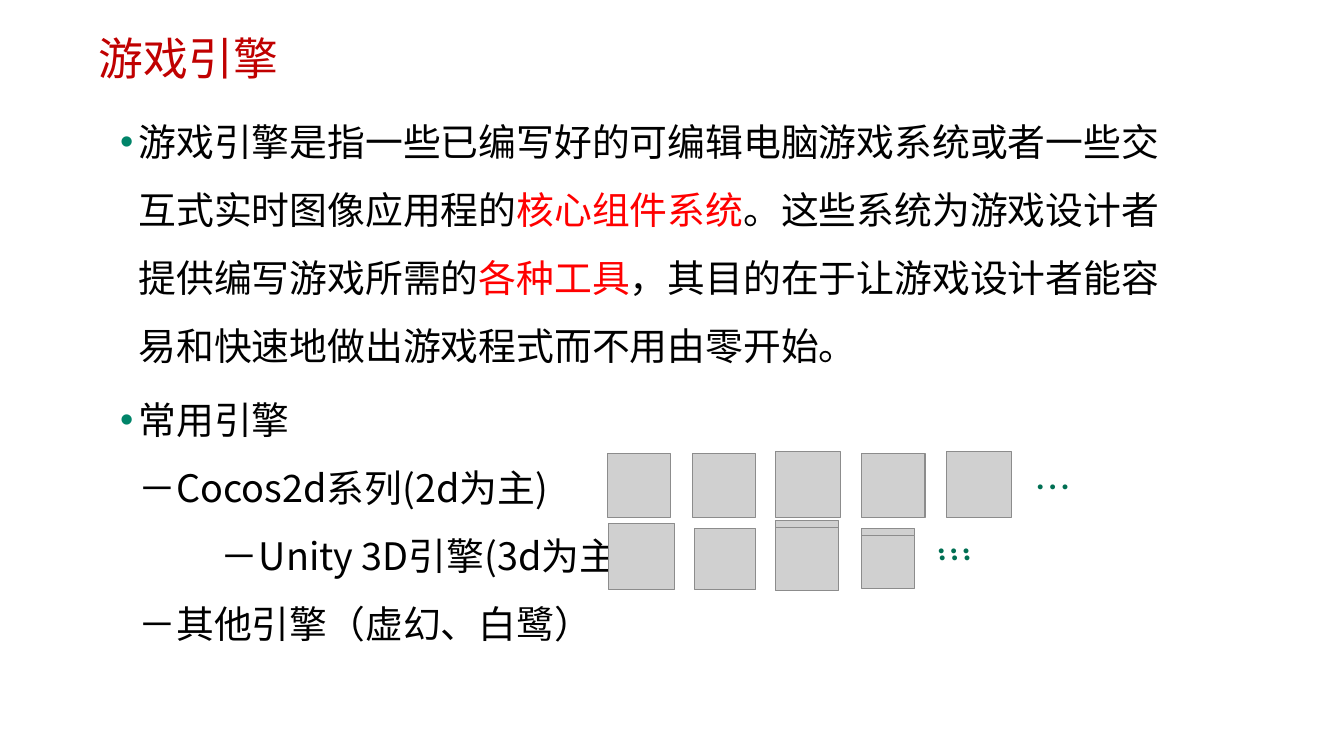
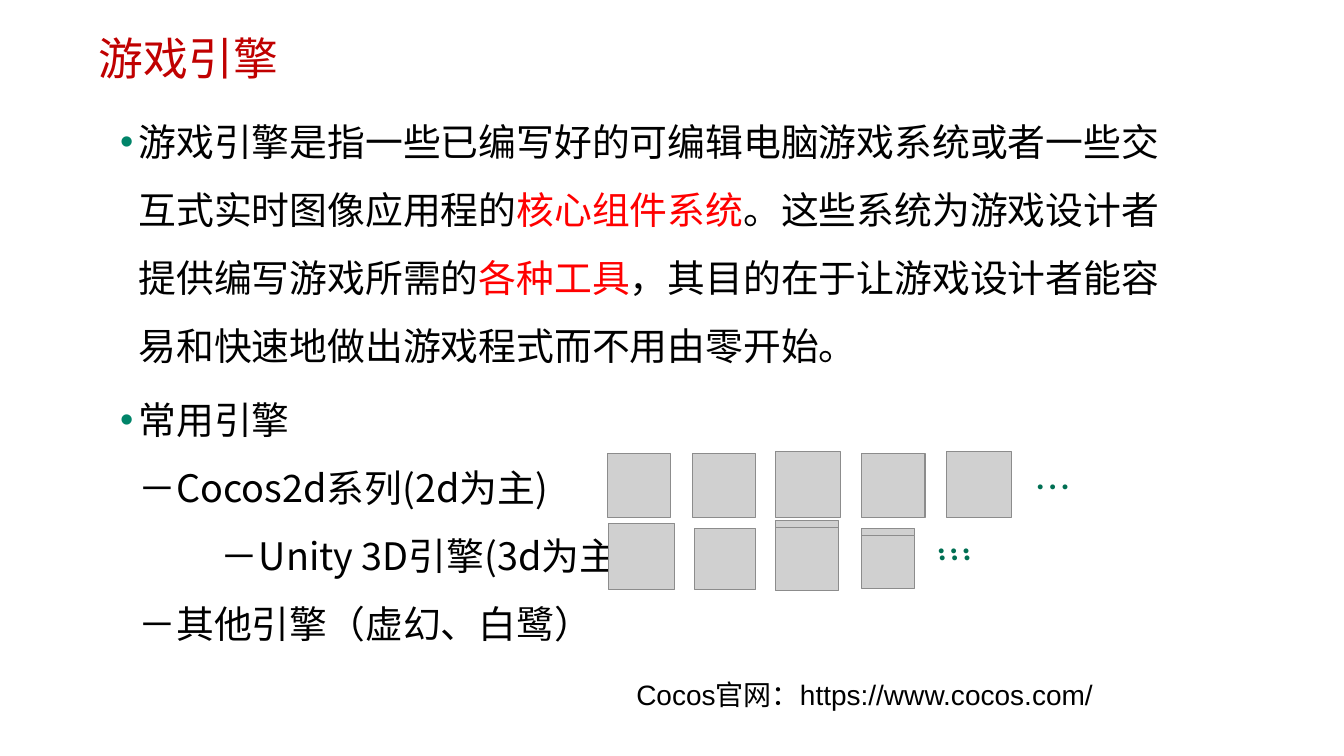
Before and after one commit to edu2act/course-H5-Animation-and-Game-Development, a slide deck: slide 2 of materials/slides/ch05.pptx. Drawn at 1344x756 pixels with LibreOffice and Linux fonts; fonts in the diff are those of the drawing; grey boxes stand for pictures; background and template pictures are left out. Boxes give left, top, right and bottom in pixels: in the first picture for what was removed or moved away, otherwise in the second. Text is boxed around its words. In the diff, an @@ line names an element or a change of style, - is before the commit and + after.

```diff
--- a/materials/slides/ch05.pptx
+++ b/materials/slides/ch05.pptx
@@ text added at box(636, 683, 1092, 710), 20 pt, text #000000 @@
+Cocos官网：https://www.cocos.com/
```
Also in this commit, not shown: 1 other slide changed, 1 other file.
